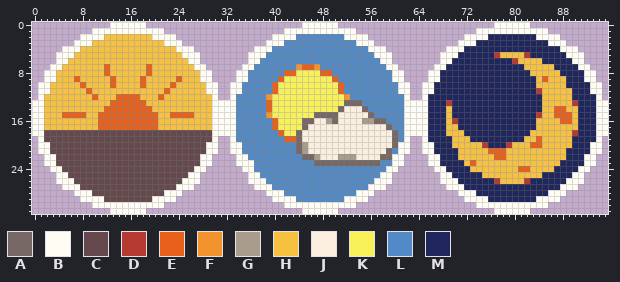
Sprite sheet, stored at godot/res/sprites/GUI/icons/icon_dayperiods.png. That is the earlier state.
The file is 192x64 pixels, drawn in blocks of 2x2; one block is one cell here.
Palette (. is transparent): A #776865  B #fffcf4  C #65494c  D #b63932  E #e8601c  F #f2932d  G #a99c8d  H #f6c140  J #fbeede  K #f7f057  L #518ac6  M #20275f
After the commit:
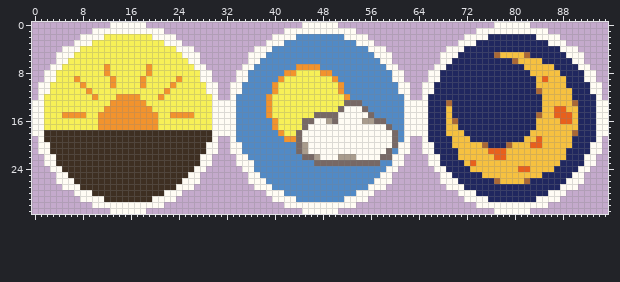
Diff:
Colour C changes from #65494c to #3e2f22.
Colour D changes from #b63932 to #a96836.
Colour J gives way to colour B in row 14 at x 52 to 54; in row 15 at x 51 to 55; in row 16 at x 47 to 48 and 51 to 54; in row 17 at x 46 to 58; in rows 18 to 19 at x 45 to 59; in row 20 at x 46 to 59.
Colour J gives way to colour B in row 21 at x 46 to 58; in row 22 at x 48 to 50 and 54 to 57.
Colour E gives way to colour F in row 7 at x 12, 19 and 45 to 46; in row 8 at x 12, 19, 42 to 43 and 48 to 49; in row 9 at x 7, 13, 18, 24, 41 and 50; in row 10 at x 8, 13, 18, 23, 40 and 51; in row 11 at x 9, 22, 40 and 51; in row 12 at x 10, 14 to 17 and 21.
Colour E gives way to colour F in row 13 at x 13 to 18 and 39; in row 14 at x 12 to 19 and 39; in row 15 at x 5 to 8, 11 to 20 and 23 to 26; in rows 16 to 17 at x 11 to 20 and 40; in row 18 at x 41; in row 19 at x 42 to 43.
Colour H gives way to colour K in row 2 at x 12 to 19; in row 3 at x 10 to 21; in row 4 at x 8 to 23; in row 5 at x 7 to 24; in row 6 at x 6 to 25; in row 7 at x 5 to 11, 13 to 18 and 20 to 26.
Colour H gives way to colour K in row 8 at x 4 to 11, 13 to 18 and 20 to 27; in row 9 at x 4 to 6, 8 to 12, 14 to 17, 19 to 23 and 25 to 27; in row 10 at x 3 to 7, 9 to 12, 14 to 17, 19 to 22 and 24 to 28; in row 11 at x 3 to 8, 10 to 21 and 23 to 28; in row 12 at x 2 to 9, 11 to 13, 18 to 20 and 22 to 29; in row 13 at x 2 to 12 and 19 to 29.
Colour H gives way to colour K in row 14 at x 2 to 11 and 20 to 29; in row 15 at x 2 to 4, 9 to 10, 21 to 22 and 27 to 29; in rows 16 to 17 at x 2 to 10 and 21 to 29.
